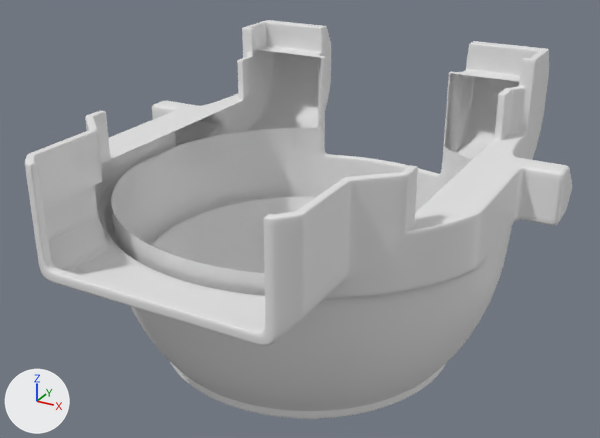
What one commit did to the OBJ model PadForge.App/3DModels/DualSense/Edge/RightStickClick.obj.
Both versions are drawn from a camera (50 mm lens) standing at (51.0, -47.4, 9.0) and looking at (25.1, -0.5, -14.4). The axes (+X, +Y, +Z) are drawn at lower left. The lights are the same throughout. The picture after the commit comes second. Where no turn or scale is listed for an object, it has been applied to the vertices. Vertices at exactly the same position are counted once.

The first picture shows 'RightStickClick'.
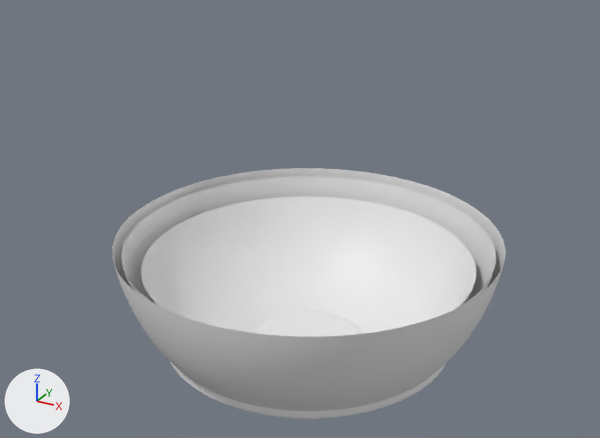
Where the change shows, as pixel boxes [x1, y1, x2, y2] in the pictures (600 x 438 px):
'RightStickClick', reshaped (28% narrower, 37% shorter): before [25, 20, 572, 419]; after [112, 168, 506, 419]
part 1 of me_rightstickclick, deleted: before [25, 20, 572, 346]

What changed in the scene script:
```text
Change me_rightstickclick:
    used by ob_rightstickclick; location = (0.0, 0.0, 0.0)
    remove me_rightstickclick.from_pydata(...)  # 23149 vertices, 22870 faces; spans x 9.3..41.9, y -17.8..15.7, z -28.3..-4.0
    add me_rightstickclick.from_pydata(...)  # 11136 vertices, 10944 faces; spans x 12.0..39.2, y -13.7..13.6, z -28.3..-15.7
    me_rightstickclick part 1: 12013 vertices removed from x 9.3..41.9, y -17.8..15.7, z -15.5..-4.0
```
